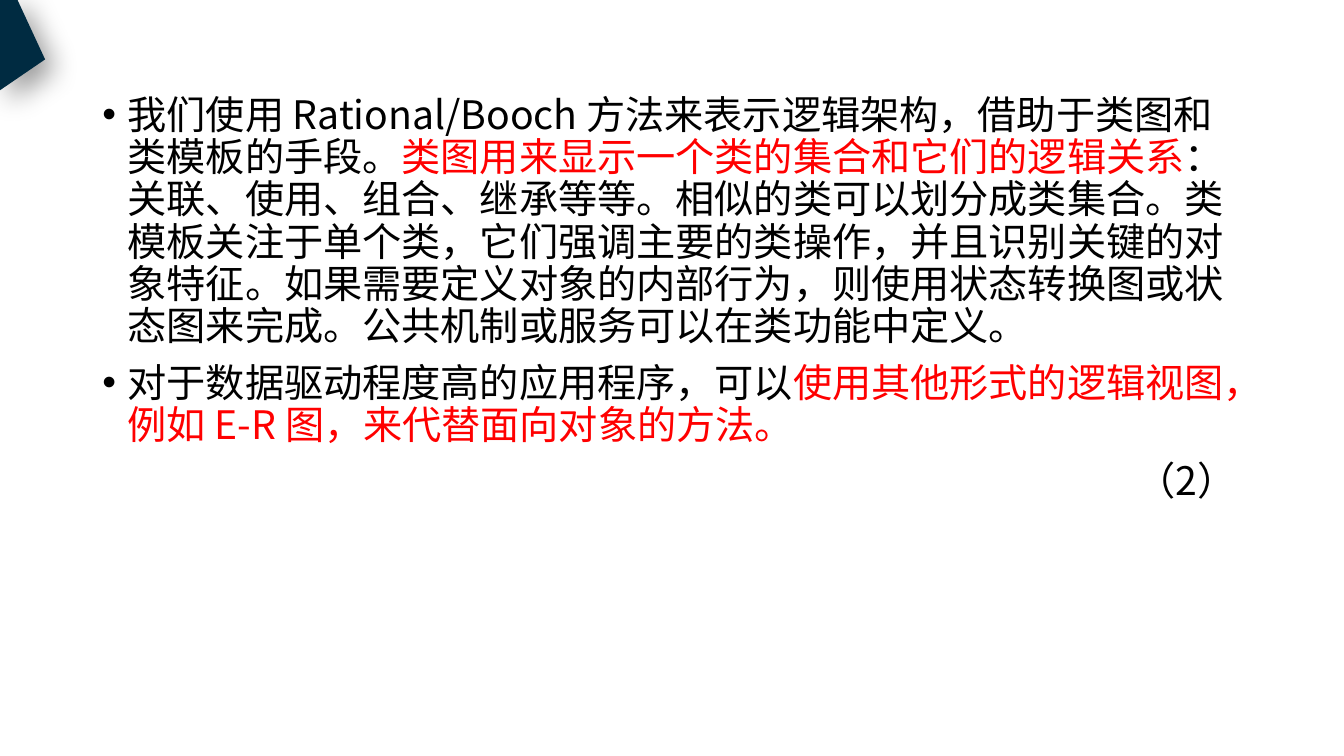
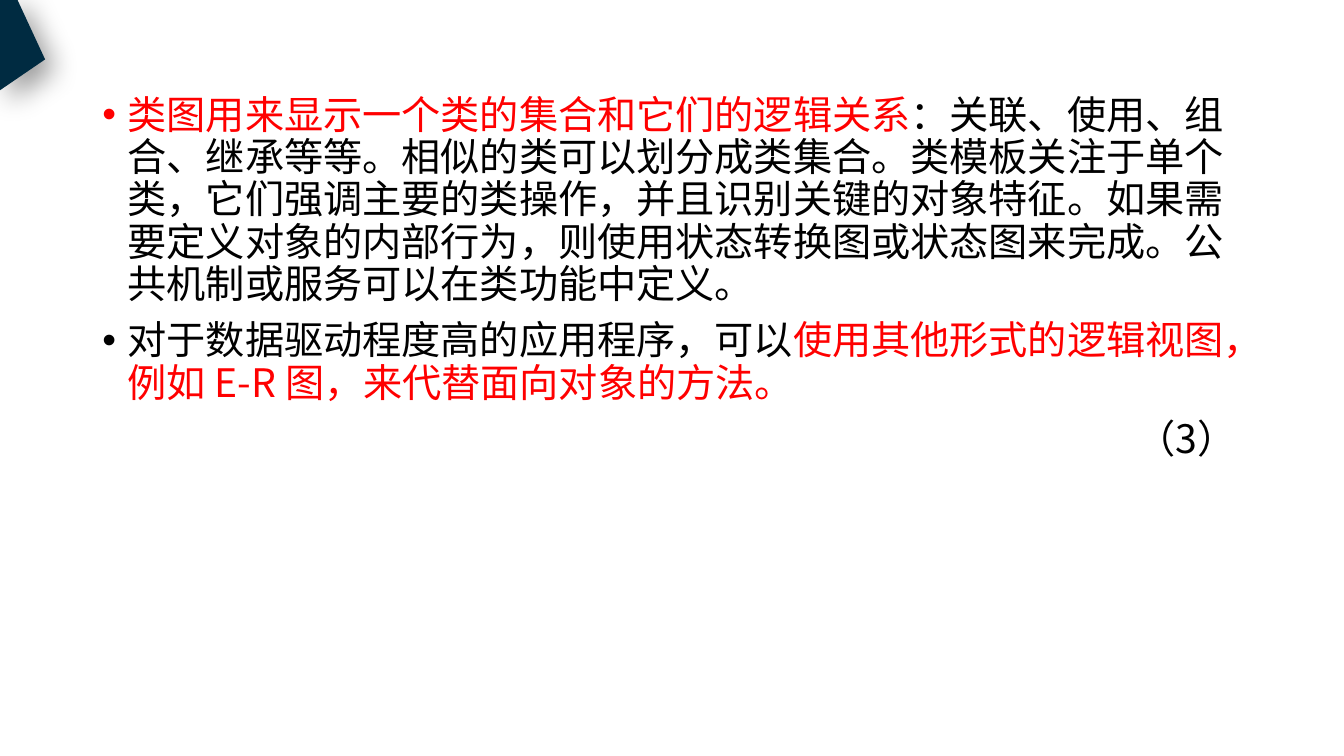
Before and after one commit to PRD2018-G18/PRD2018, a slide deck: slide 18 of 非受控文档/过程文档/UML/UML基础4/UML基础4.pptx (slide 15 before the commit). Drawn at 1344x756 pixels with LibreOffice and Linux fonts; fonts in the diff are those of the drawing. Boxes give left, top, right and bottom in pixels: in the first picture for what was removed or moved away, otherwise in the second. Text is boxed around its words. In the diff, an @@ line names an element or a change of style, - is before the commit and + after.

```diff
--- a/非受控文档/过程文档/UML/UML基础4/UML基础4.pptx
+++ b/非受控文档/过程文档/UML/UML基础4/UML基础4.pptx
@@ text at (x1=128, y1=96, x2=1224, y2=301): text changed @@
-• 我们使用 Rational/Booch 方法来表示逻辑架构，借助于类图和类模板的手段。类图用来显示一个类的集合和它们的逻辑关系：关联、使用、组合、继承等等。相似的类可以划分成类集合。类模板关注于单个类，它们强调主要的类操作，并且识别关键的对象特征。如果需要定义对象的内部行为，则使用状态转换图或状态图来完成。公共机制或服务可以在类功能中定义。
+• 类图用来显示一个类的集合和它们的逻辑关系：关联、使用、组合、继承等等。相似的类可以划分成类集合。类模板关注于单个类，它们强调主要的类操作，并且识别关键的对象特征。如果需要定义对象的内部行为，则使用状态转换图或状态图来完成。公共机制或服务可以在类功能中定义。
@@ text at (x1=1137, y1=419, x2=1237, y2=457): text changed @@
-（2）
+（3）
```
Also in this commit, not shown: 29 other slides changed, 5 slides added, 14 slides removed, 4 other files.
